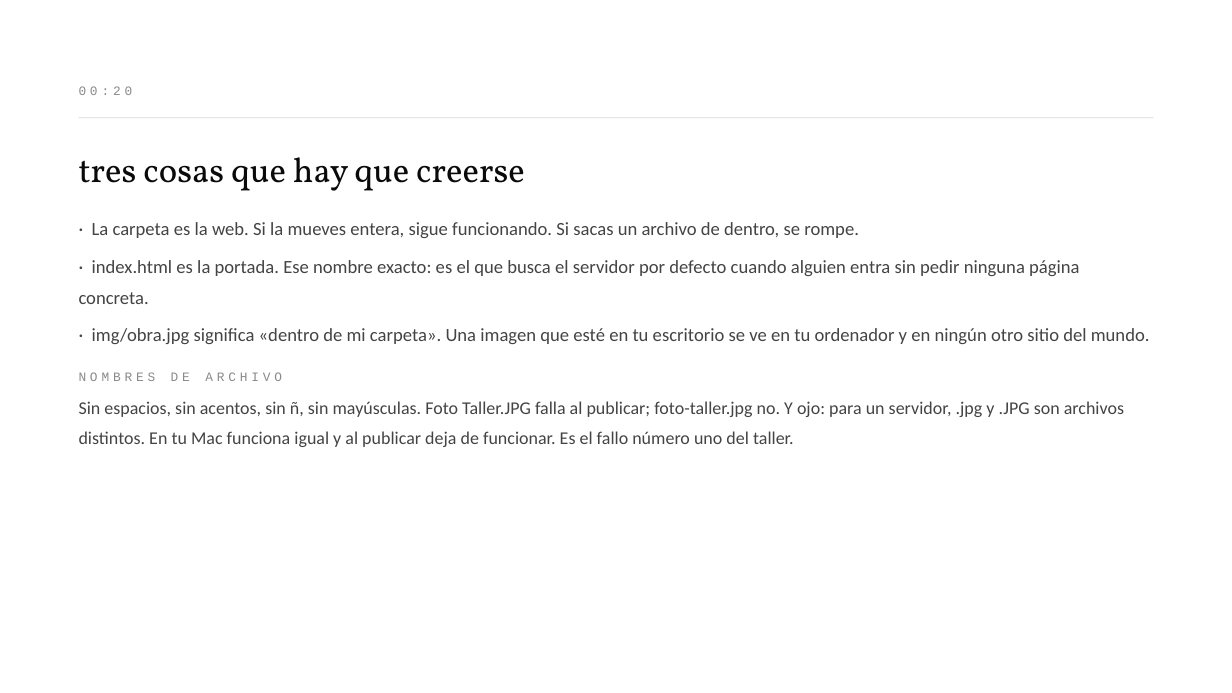
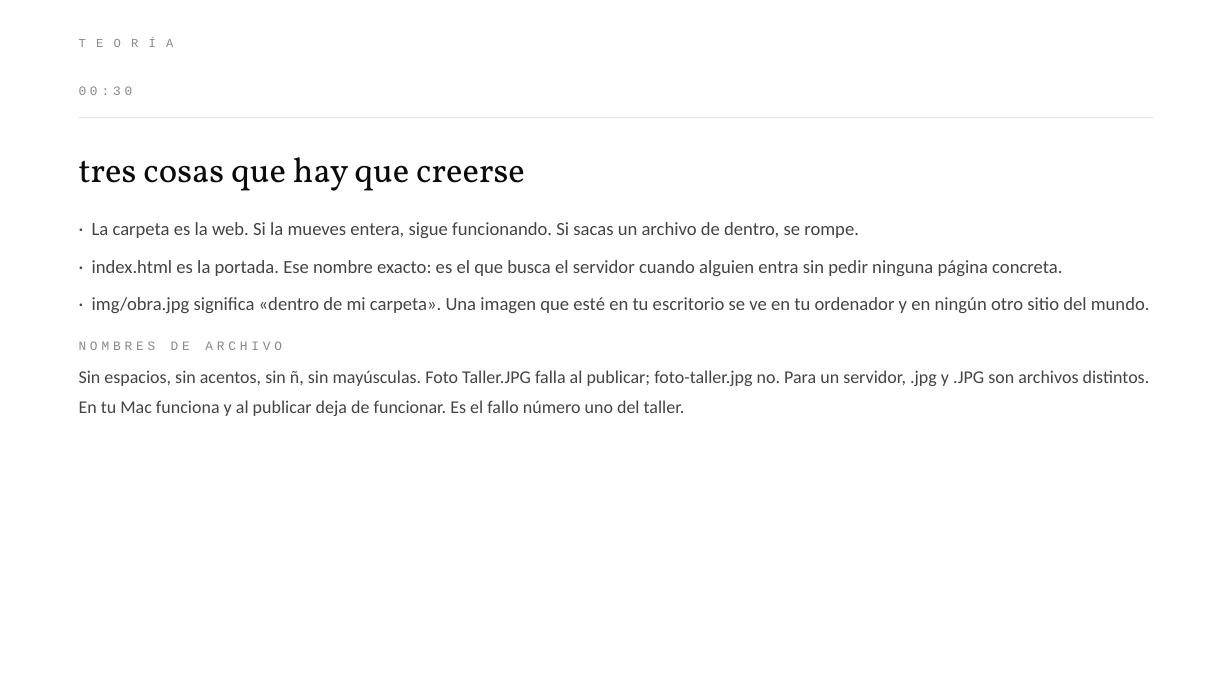
Before and after one commit to meowrhino/tallerEscocesa, a slide deck: slide 15 of presentaciones/Sesion-1-HTML.pptx (slide 12 before the commit). Drawn at 1232x693 pixels with LibreOffice and Linux fonts; fonts in the diff are those of the drawing. Boxes give left, top, right and bottom in pixels: in the first picture for what was removed or moved away, otherwise in the second. Text is boxed around its words. In the diff, an @@ line names an element or a change of style, - is before the commit and + after.

```diff
--- a/presentaciones/Sesion-1-HTML.pptx
+++ b/presentaciones/Sesion-1-HTML.pptx
@@ text added at (79,31,1153,54), 9.5 pt, text #8A8A8A @@
+TEORÍA
@@ text at (92,260,1062,276): text changed @@
-· index.html es la portada. Ese nombre exacto: es el que busca el servidor por defecto cuando alguien entra sin pedir ninguna página concreta.
+· index.html es la portada. Ese nombre exacto: es el que busca el servidor cuando alguien entra sin pedir ninguna página concreta.
@@ text at (79,370,1150,416): text changed @@
-Sin espacios, sin acentos, sin ñ, sin mayúsculas. Foto Taller.JPG falla al publicar; foto-taller.jpg no. Y ojo: para un servidor, .jpg y .JPG son archivos distintos. En tu Mac funciona igual y al publicar deja de funcionar. Es el fallo número uno del taller.
+Sin espacios, sin acentos, sin ñ, sin mayúsculas. Foto Taller.JPG falla al publicar; foto-taller.jpg no. Para un servidor, .jpg y .JPG son archivos distintos. En tu Mac funciona y al publicar deja de funcionar. Es el fallo número uno del taller.
```
Also in this commit, not shown: 34 other slides changed, 8 slides added, 7 slides removed, 10 other files.
